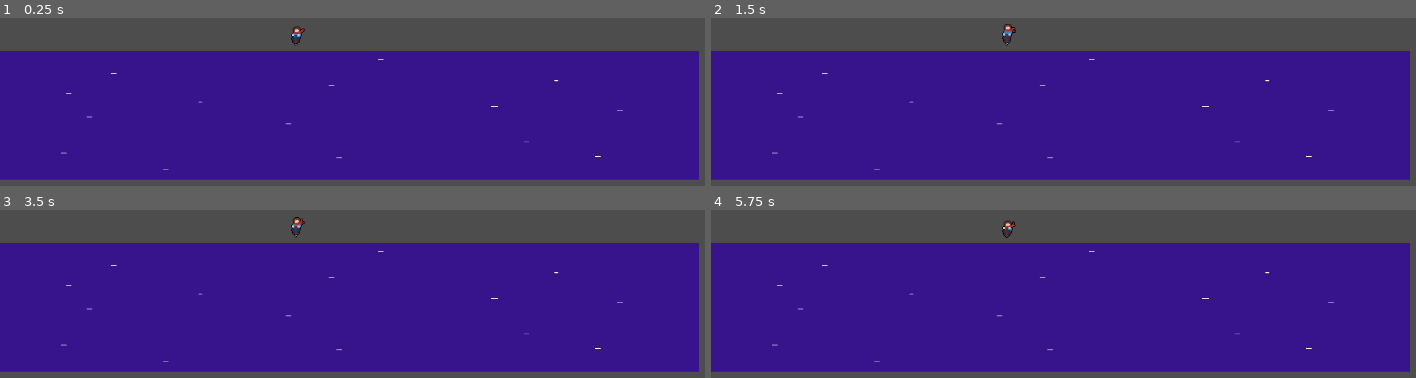
Above: before the commit, frames 1-4 (two rows, left to right).
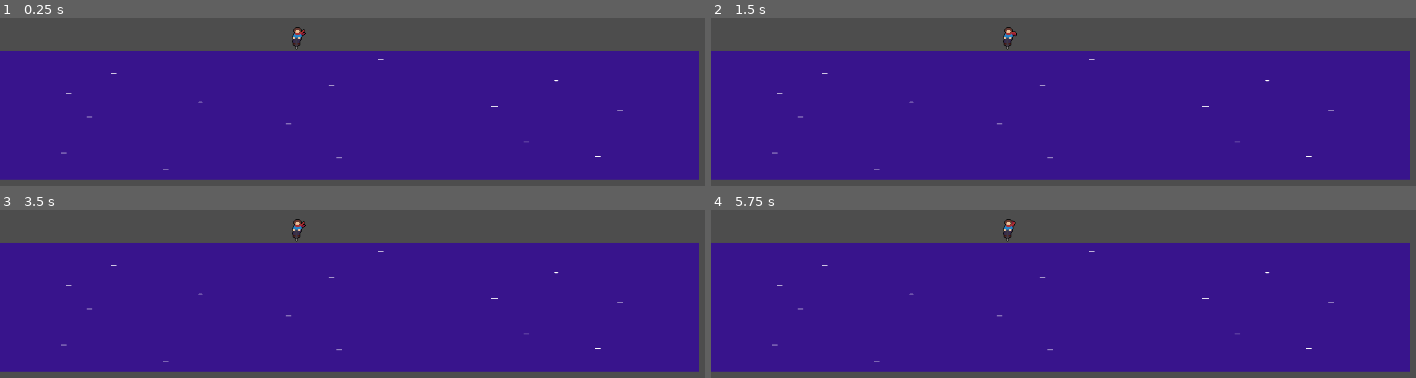
Above: after the commit, the same moments.

Repository: JMQ0598/Pogo-Game-Godot
Game: Godot game, scene res://Assets/Scenes/JumpDemo.tscn
The game is run twice, just before and just after one commit, with the same random seed, the same clock (stepped at 60 frames per second) and the same inputs. This scene is started directly instead of the project's main scene.
Inputs:
- Up to frame 1 (0.25 s): no input
- Up to frame 2 (1.5 s): hold D (walk_right, bound only after the commit) 0.53-1.28 s; tap Enter at 1.25 s; hold A (walk_left) from 1.28 s (still down)
- Up to frame 3 (3.5 s): release A (walk_left) at 2.03 s; hold D (walk_right, bound only after the commit) from 2.03 s (still down); tap Space at 2.75 s
- Up to frame 4 (5.75 s): tap Enter at 3.5 s; release D (walk_right, bound only after the commit) at 3.53 s; hold A (walk_left) from 3.53 s (still down); tap Space at 5 s

The runs differ from the first frame. In frame 1, 0.1% of the frame differs, in the area x 41-44%, y 4-20%; in frame 2, 0.2%, in the area x 41-44%, y 3-20%; in frame 3, 0.2%; in frame 4, 0.1%.

Commit message:
Add movement

Diff:
--- a/pogo-game/Assets/Scenes/JumpDemo.tscn
+++ b/pogo-game/Assets/Scenes/JumpDemo.tscn
@@ -6,7 +6,7 @@
 [node name="JumpDemo" type="Node2D"]
 
 [node name="PogoGirl" parent="." instance=ExtResource("1_478r5")]
-position = Vector2(430, 59)
+position = Vector2(431, 64)
 
 [node name="Platform" parent="." instance=ExtResource("2_ew1db")]
 position = Vector2(496, 175)
--- a/pogo-game/Assets/Scenes/pogo_girl.tscn
+++ b/pogo-game/Assets/Scenes/pogo_girl.tscn
@@ -141,6 +141,7 @@
 size = Vector2(11, 2)
 
 [node name="PogoGirl" type="Node2D"]
+position = Vector2(-1, 0)
 script = ExtResource("1_5unk0")
 
 [node name="AnimatedSprite2D" type="AnimatedSprite2D" parent="."]
@@ -150,6 +151,7 @@
 frame_progress = 0.6637431
 
 [node name="CharacterBody2D" type="CharacterBody2D" parent="."]
+visible = false
 
 [node name="CollisionShape2D" type="CollisionShape2D" parent="CharacterBody2D"]
 position = Vector2(-3.5, 15)
--- a/pogo-game/Assets/Scripts/pogo_girl.gd
+++ b/pogo-game/Assets/Scripts/pogo_girl.gd
@@ -1,12 +1,28 @@
 extends Node2D
 
-var isMidair: bool = true
+
+
+## var isMidair: bool = true
+@export var speed: int = 1000
+@export var jump_speed = -1800
+@export var gravity: int = 4000
+@export_range(0.0, 1.0) var friction: float = 0.1
+@export_range(0.0, 1.0) var acceleration: float = 0.25
+
 
 # Called when the node enters the scene tree for the first time.
 func _ready() -> void:
-	$AnimatedSprite2D.play('bounce')
+	$AnimatedSprite2D.play('fall')
 
 
 # Called every frame. 'delta' is the elapsed time since the previous frame.
 func _process(delta: float) -> void:
 	pass
+
+func _physics_process(delta: float) -> void:
+##	if isMidair:
+		var dir = Input.get_axis('walk_left','walk_right')
+		if dir != 0:
+			$CharacterBody2D.velocity.x = lerp($CharacterBody2D.velocity.x, dir * speed, acceleration)
+		else:
+			$CharacterBody2D.velocity.x = lerp($CharacterBody2D.velocity.x, 0.0, friction)
--- a/pogo-game/project.godot
+++ b/pogo-game/project.godot
@@ -27,6 +27,12 @@
 , Object(InputEventKey,"resource_local_to_scene":false,"resource_name":"","device":0,"window_id":0,"alt_pressed":false, …(185 unchanged characters)…
 ]
 }
+walk_right={
+"deadzone": 0.2,
+"events": [Object(InputEventKey,"resource_local_to_scene":false,"resource_name":"","device":-1,"window_id":0,"alt_pressed":false,"shift_pressed":false,"ctrl_pressed":false,"meta_pressed":false,"pressed":false,"keycode":0,"physical_keycode":68,"key_label":0,"unicode":100,"location":0,"echo":false,"script":null)
+, Object(InputEventKey,"resource_local_to_scene":false,"resource_name":"","device":-1,"window_id":0,"alt_pressed":false,"shift_pressed":false,"ctrl_pressed":false,"meta_pressed":false,"pressed":false,"keycode":0,"physical_keycode":4194321,"key_label":0,"unicode":0,"location":0,"echo":false,"script":null)
+]
+}
 
 [rendering]
 
